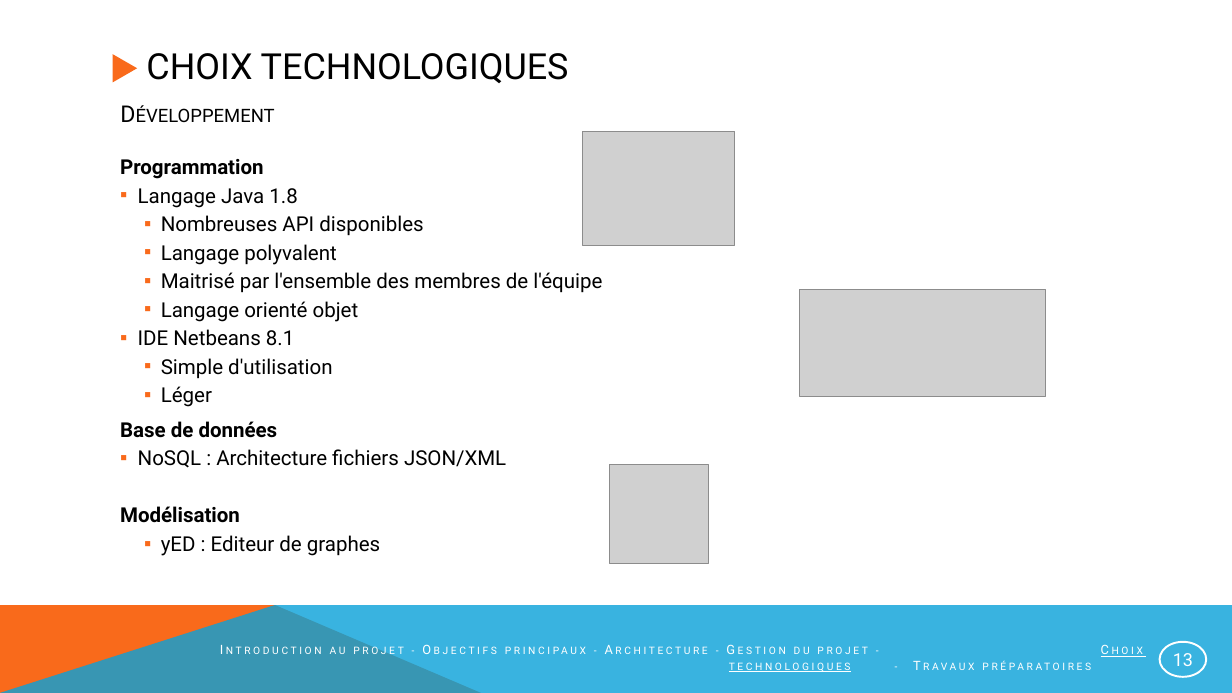
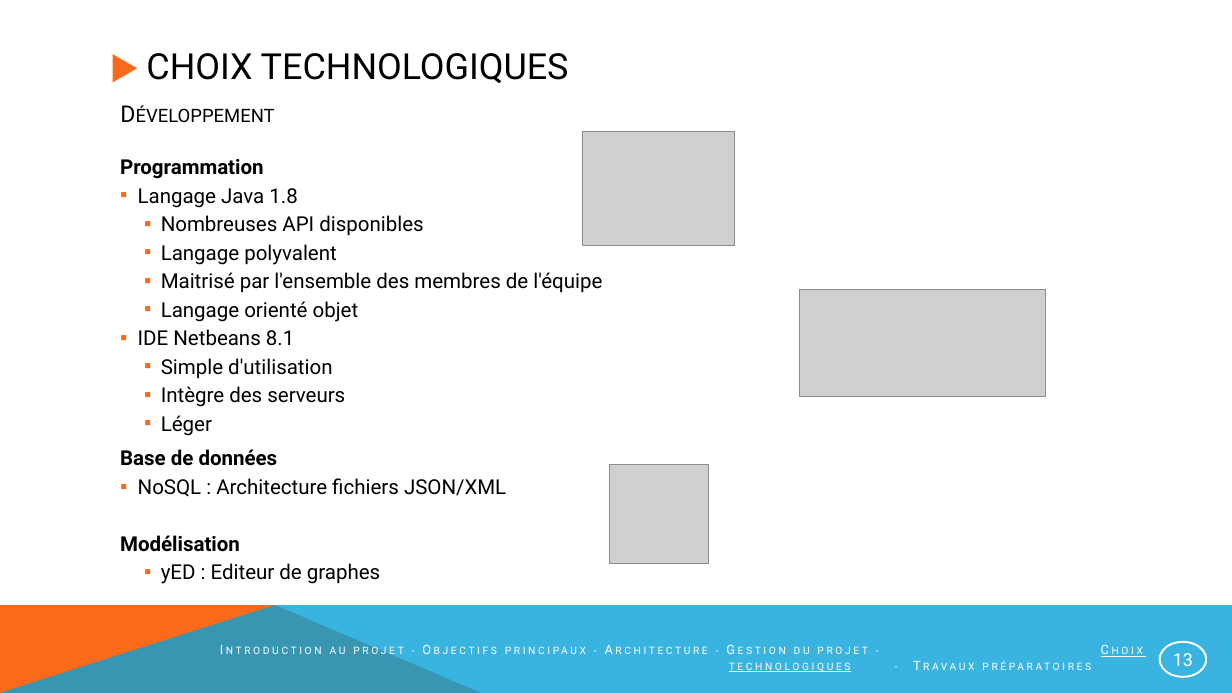
Before and after one commit to NotAVeryIntelligentSystem/NARVIS, a slide deck: slide 13 of Presentation/PrésentationNarvis_2.pptx. Drawn at 1232x693 pixels with LibreOffice and Linux fonts; fonts in the diff are those of the drawing; grey boxes stand for pictures. Boxes give left, top, right and bottom in pixels: in the first picture for what was removed or moved away, otherwise in the second. Text is boxed around its words. In the diff, an @@ line names an element or a change of style, - is before the commit and + after.

```diff
--- a/Presentation/PrésentationNarvis_2.pptx
+++ b/Presentation/PrésentationNarvis_2.pptx
@@ text at (161,386,345,407): paragraph added @@
+    ▪ Intègre des serveurs
```
Also in this commit, not shown: 8 other slides changed.
